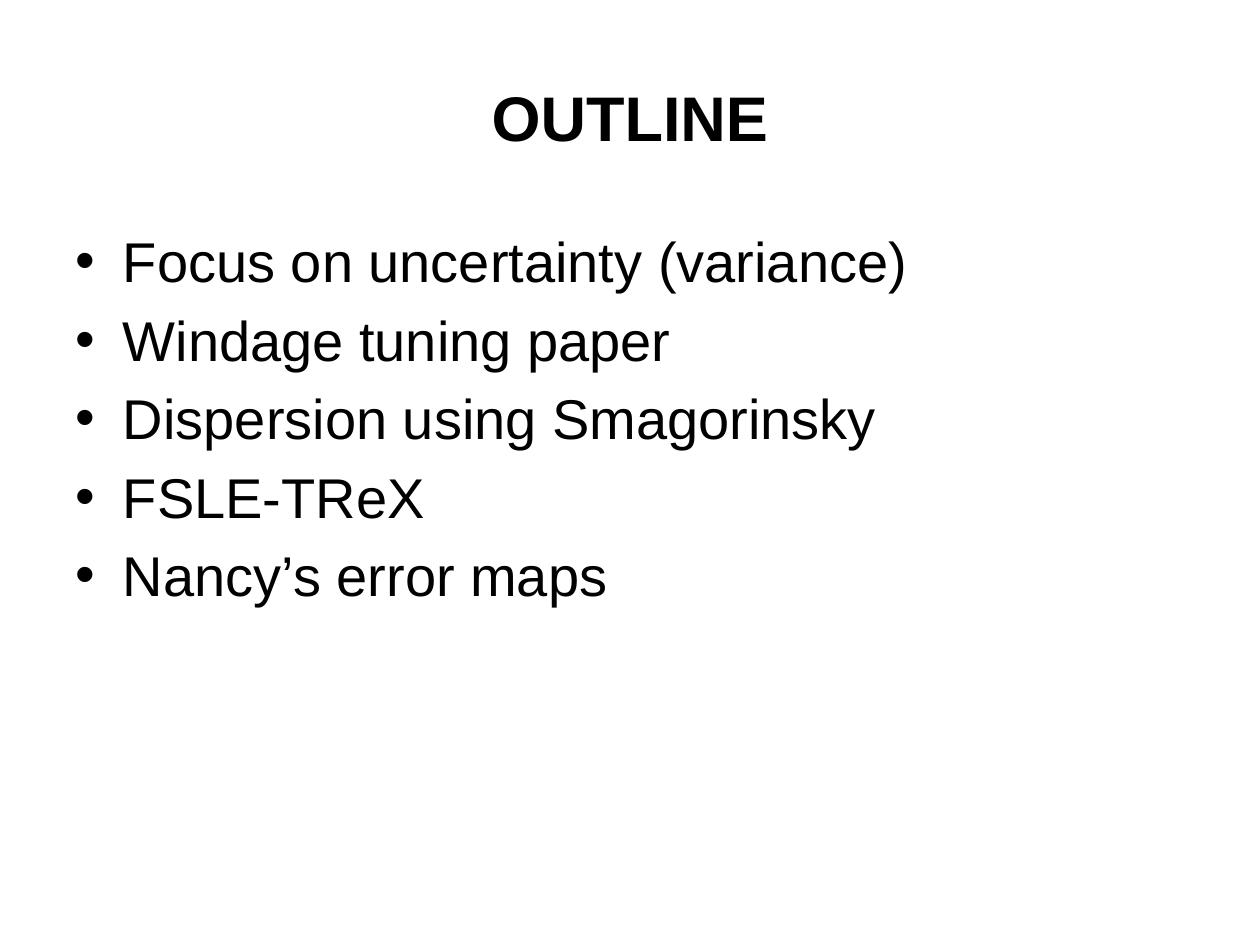
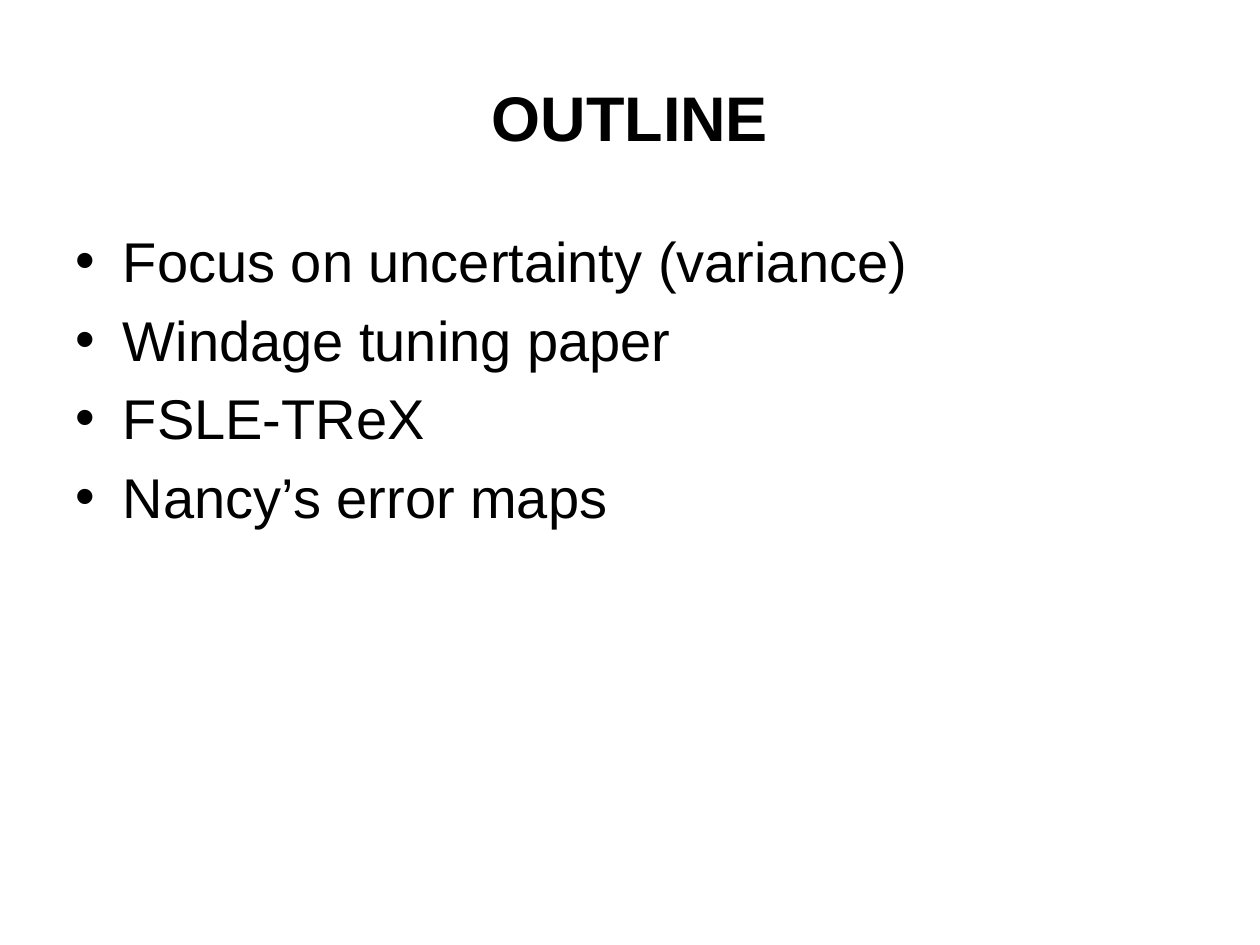
Before and after one commit to nsoontie/velocity-error, a slide deck: slide 2 of presentations/MOI-CONCEPTS-2021/Soontiens_Sutherland_drift_DFO-MOI.pptx. Drawn at 1260x945 pixels with LibreOffice and Linux fonts; fonts in the diff are those of the drawing; background and template pictures are left out. Boxes give left, top, right and bottom in pixels: in the first picture for what was removed or moved away, otherwise in the second. Text is boxed around its words. In the diff, an @@ line names an element or a change of style, - is before the commit and + after.

Commit message:
small changes to 2021 presentation

```diff
--- a/presentations/MOI-CONCEPTS-2021/Soontiens_Sutherland_drift_DFO-MOI.pptx
+++ b/presentations/MOI-CONCEPTS-2021/Soontiens_Sutherland_drift_DFO-MOI.pptx
@@ text at (123, 398, 876, 450): paragraph removed @@
-• Dispersion using Smagorinsky
```
Also in this commit, not shown: 8 slides added, 1 slide removed.
